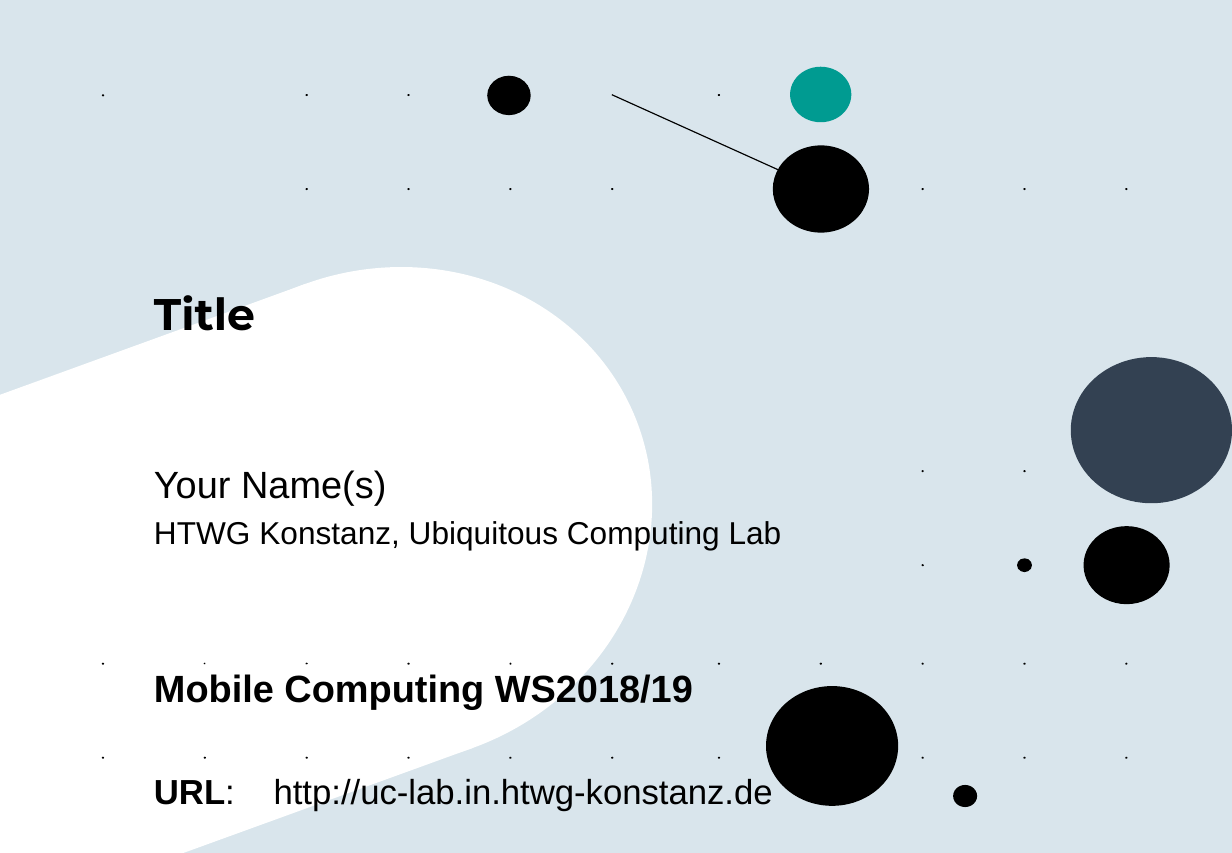
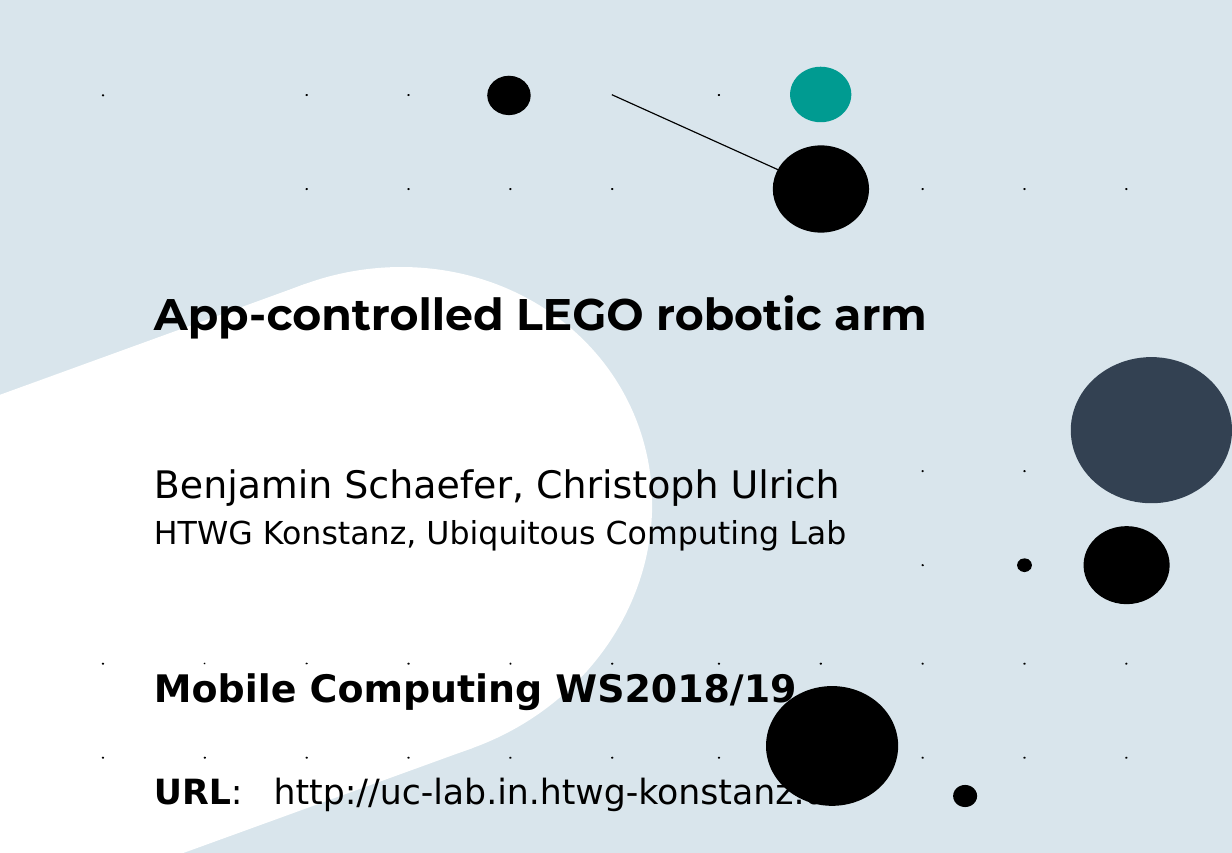
Before and after one commit to UllusParvus/MoCoArmControlApp, a slide deck: slide 1 of presentation/UC-Lab_Template_2018_MoCo.pptx. Drawn at 1232x853 pixels with LibreOffice and Linux fonts; fonts in the diff are those of the drawing; background and template pictures are left out. Boxes give left, top, right and bottom in pixels: in the first picture for what was removed or moved away, otherwise in the second. Text is boxed around its words. In the diff, an @@ line names an element or a change of style, - is before the commit and + after.

Commit message:
Changed presentation

```diff
--- a/presentation/UC-Lab_Template_2018_MoCo.pptx
+++ b/presentation/UC-Lab_Template_2018_MoCo.pptx
@@ title at (x1=154, y1=295, x2=927, y2=339): text changed @@
-Title
+App-controlled LEGO robotic arm
@@ subtitle at (x1=154, y1=469, x2=840, y2=506): text changed; font Arial to DejaVu Sans @@
-Your Name(s)
+Benjamin Schaefer, Christoph Ulrich
@@ subtitle at (x1=154, y1=520, x2=848, y2=811): font Arial to DejaVu Sans in "HTWG Konstanz, Ubiquitous Computing Lab", "Mobile Computing WS2018/19", "URL: http://uc-lab.in.htwg-konstanz.de" @@
```
Also in this commit, not shown: 3 other slides changed, 11 slides added, 2 slides removed.
